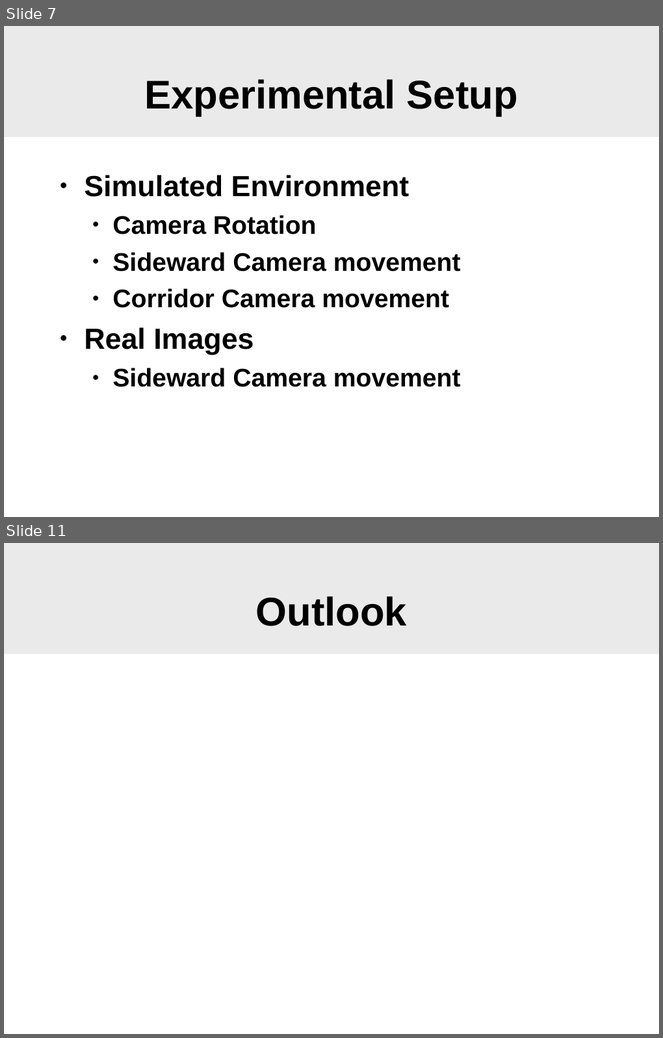
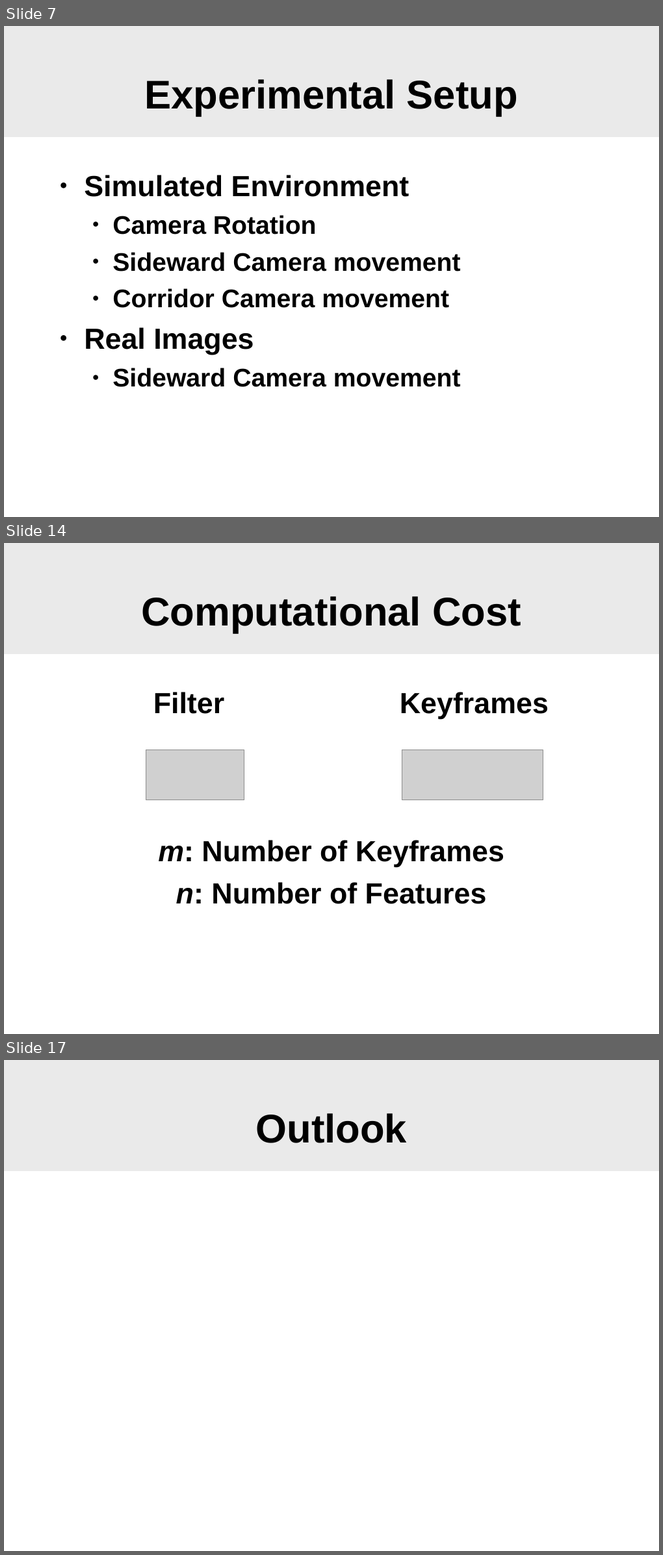
Before and after one commit to SgtPepper123/ICP_3dPhoto, a slide deck: slam/WhyFilter.odp. Shown one above the other, each under a label of ours: slides 7 and 11 before the commit, slides 7, 14 and 17 after it; the slides between them are not shown. The pictures are 663x1038 and 663x1555 pixels, drawn with LibreOffice and Linux fonts; fonts in the diff are those of the drawing; grey boxes stand for pictures; background and template pictures are left out. Boxes give left, top, right and bottom in pixels: in the first picture for what was removed or moved away, otherwise in the second. Text is boxed around its words. In the diff, an @@ line names an element or a change of style, - is before the commit and + after.

```diff
--- a/slam/WhyFilter.odp
+++ b/slam/WhyFilter.odp
@@ slide 14 added at (4, 543, 659, 1034), background #FFFFFF; not listed: 1 template element that a slide beside it also shows @@
@@ title added at (141, 596, 521, 633), 44 pt, text #000000, bold @@
+Computational Cost
@@ text added at (154, 692, 224, 714), 32 pt, text #000000, bold @@
+Filter
@@ text added at (400, 692, 549, 719), 32 pt, text #000000, bold @@
+Keyframes
@@ picture added at (146, 750, 244, 800) @@
@@ picture added at (402, 750, 544, 800) @@
@@ text added at (158, 840, 504, 904), 32 pt, text #000000, bold @@
+m: Number of Keyframes
+n: Number of Features
@@ what was slide 11 is now slide 17 @@
```
Also in this commit, not shown: 1 slide changed, 7 other slides added, 2 slides removed.
